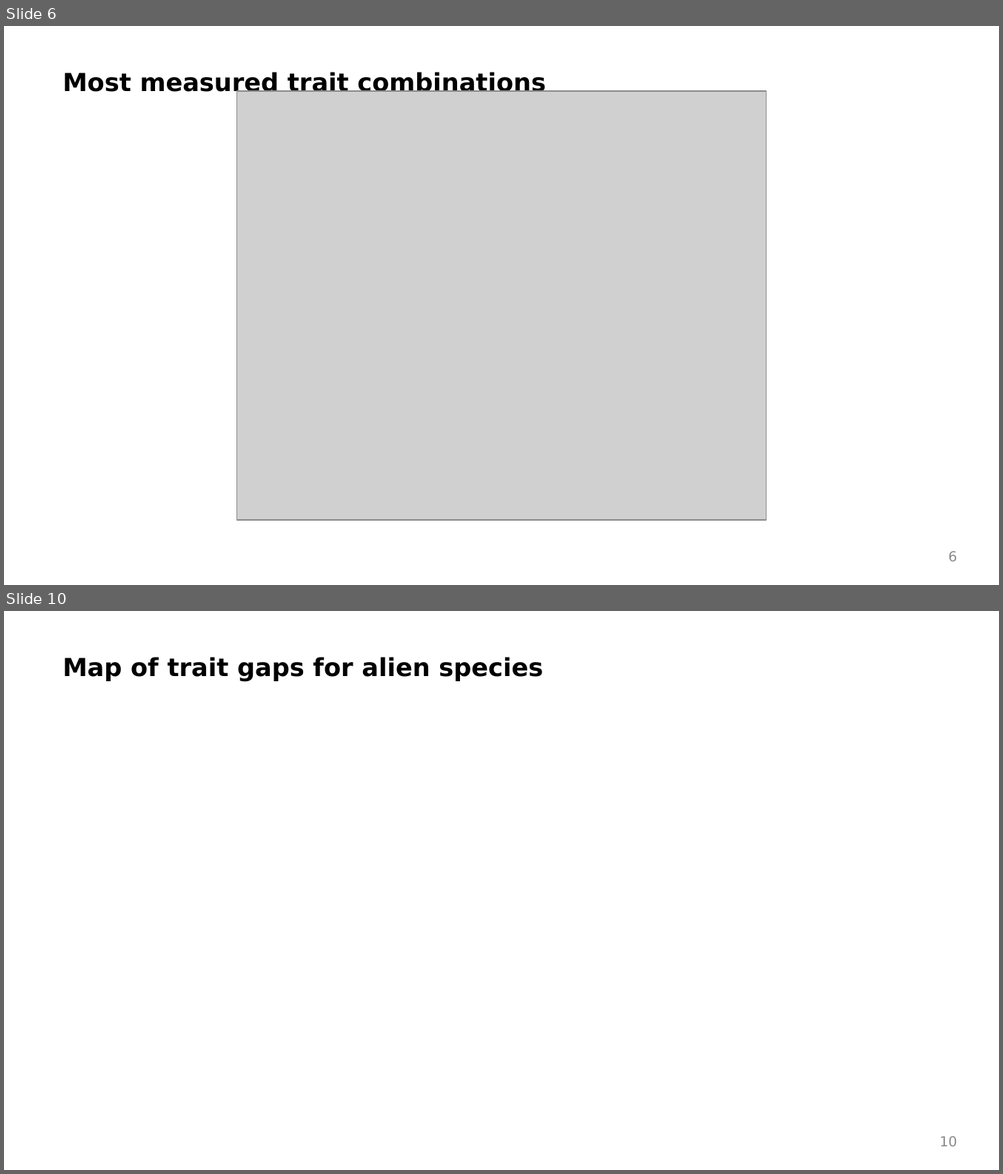
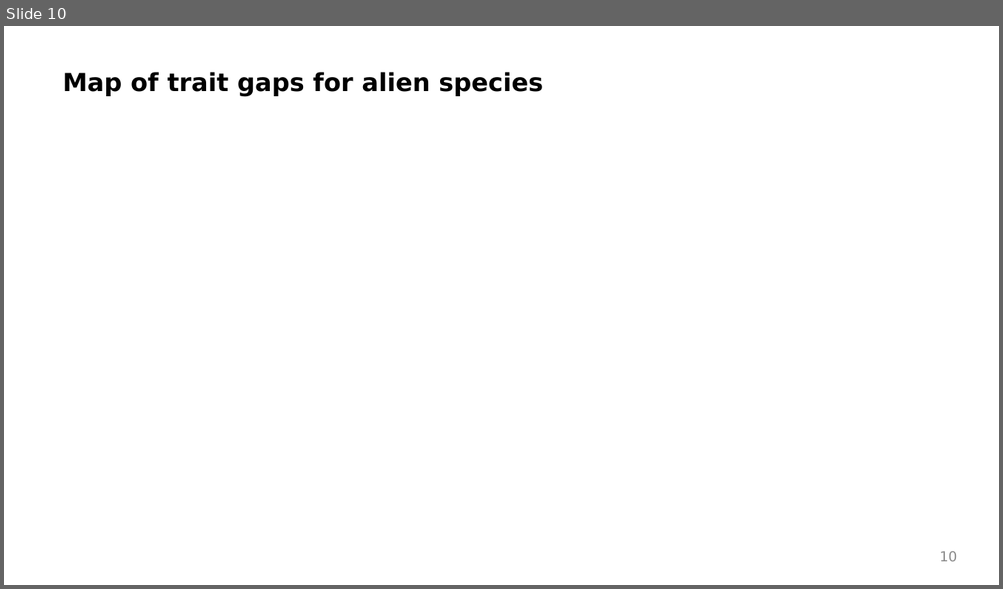
Before and after one commit to Rekyt/alientraitgaps, a slide deck: inst/presentations/202201_aliens_results_summary.odp. Shown one above the other, each under a label of ours: slides 6 and 10 before the commit, slide 10 after it; the slides between them are not shown. The pictures are 1003x1174 and 1003x589 pixels, drawn with LibreOffice and Linux fonts; fonts in the diff are those of the drawing; grey boxes stand for pictures; background and template pictures are left out. Boxes give left, top, right and bottom in pixels: in the first picture for what was removed or moved away, otherwise in the second. Text is boxed around its words. In the diff, an @@ line names an element or a change of style, - is before the commit and + after.

Commit message:
Better figures and visualization more complete slides

```diff
--- a/inst/presentations/202201_aliens_results_summary.odp
+++ b/inst/presentations/202201_aliens_results_summary.odp
@@ slide 6 removed at <box>4,26,999,585</box>, background picture (left out) @@
@@ text removed at <box>62,71,546,97</box> @@
-Most measured trait combinations
@@ picture removed at <box>236,92,766,520</box> @@
@@ page number removed at <box>948,551,957,562</box> @@
-6
```
Also in this commit, not shown: 2 slides changed, 8 slides added, 6 other slides removed, 2 other files.
